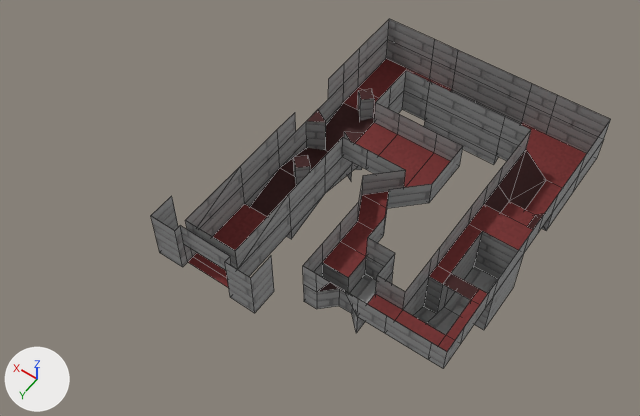
Two versions of the Blender file Assets/World/Level1/Level1.blend, one commit apart.
One viewpoint serves both versions: a 50 mm lens placed at (-48.7, 51.9, 96.3), pointed at (-3.9, -10.9, -2.2). The axes (+X, +Y, +Z) are drawn at lower left. The lights are the same throughout. Mesh edges are drawn as thin lines.

In view in the first picture: 'Level1'.
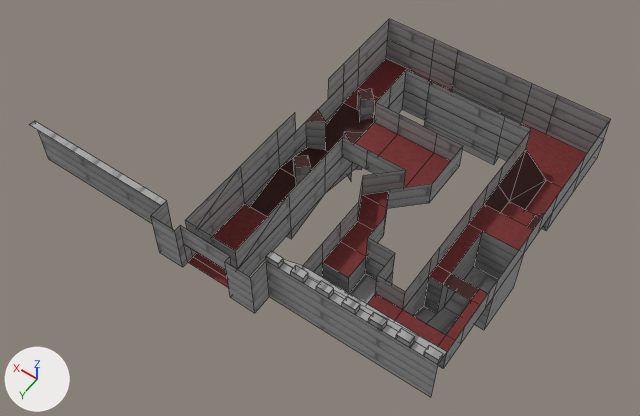
Location of each change, (x1, y1, x2, y2) in pixels of the pictures (640 x 416 px):
```json
{"object": "Level1", "change": "reshaped", "before": [151, 19, 611, 368], "after": [30, 19, 611, 397], "on screen": "26% wider, 8% taller"}
{"part": 1, "of": "me_plane", "change": "built on", "before": [151, 196, 274, 312], "after": [30, 121, 447, 397]}
```

Edits to the scene script, one JSON object a line:
```json
{"block": "me_plane", "where": "# used by ob_level1; location = (0.0, 0.0, 0.0)"}
{"op": "remove", "block": "me_plane", "code": "me_plane.from_pydata(...)  # 236 vertices, 189 faces; spans x -32.0..8.0, y -40.0..9.0, z -4.0..8.0"}
{"op": "add", "block": "me_plane", "code": "me_plane.from_pydata(...)  # 296 vertices, 235 faces; spans x -32.0..32.0, y -40.0..9.0, z -4.0..9.0"}
{"block": "me_plane", "change": "me_plane part 1"}
{"block": "me_plane", "change": "3 vertices are removed from x -8.0..8.0, y 5.0, z 0.0..8.0"}
{"block": "me_plane", "change": "2 faces are deleted"}
{"block": "me_plane", "change": "34 vertices are added at x -32.0..32.0, y 5.0..6.0, z 0.0..9.0"}
{"block": "me_plane", "change": "29 new vertices lie (0.0, 1.0, 0.0) away from vertices in x -32.0..32.0, y 5.0..6.0, z 8.0..9.0"}
{"block": "me_plane", "change": "48 new faces join them, mat_wall"}
```
